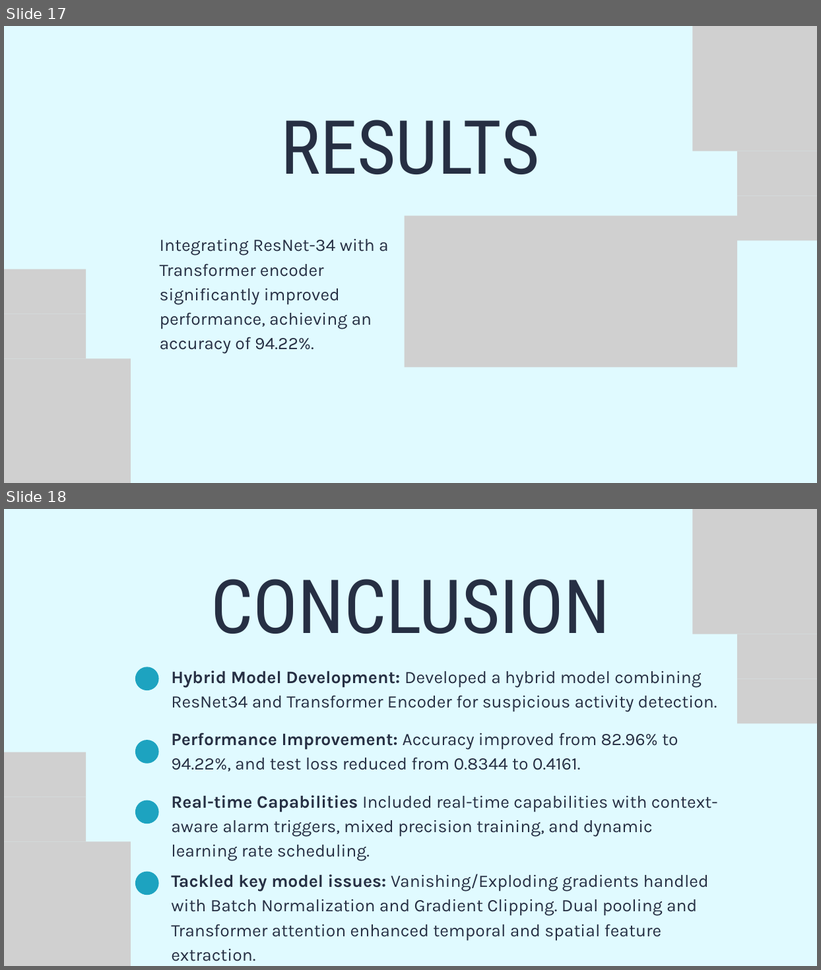
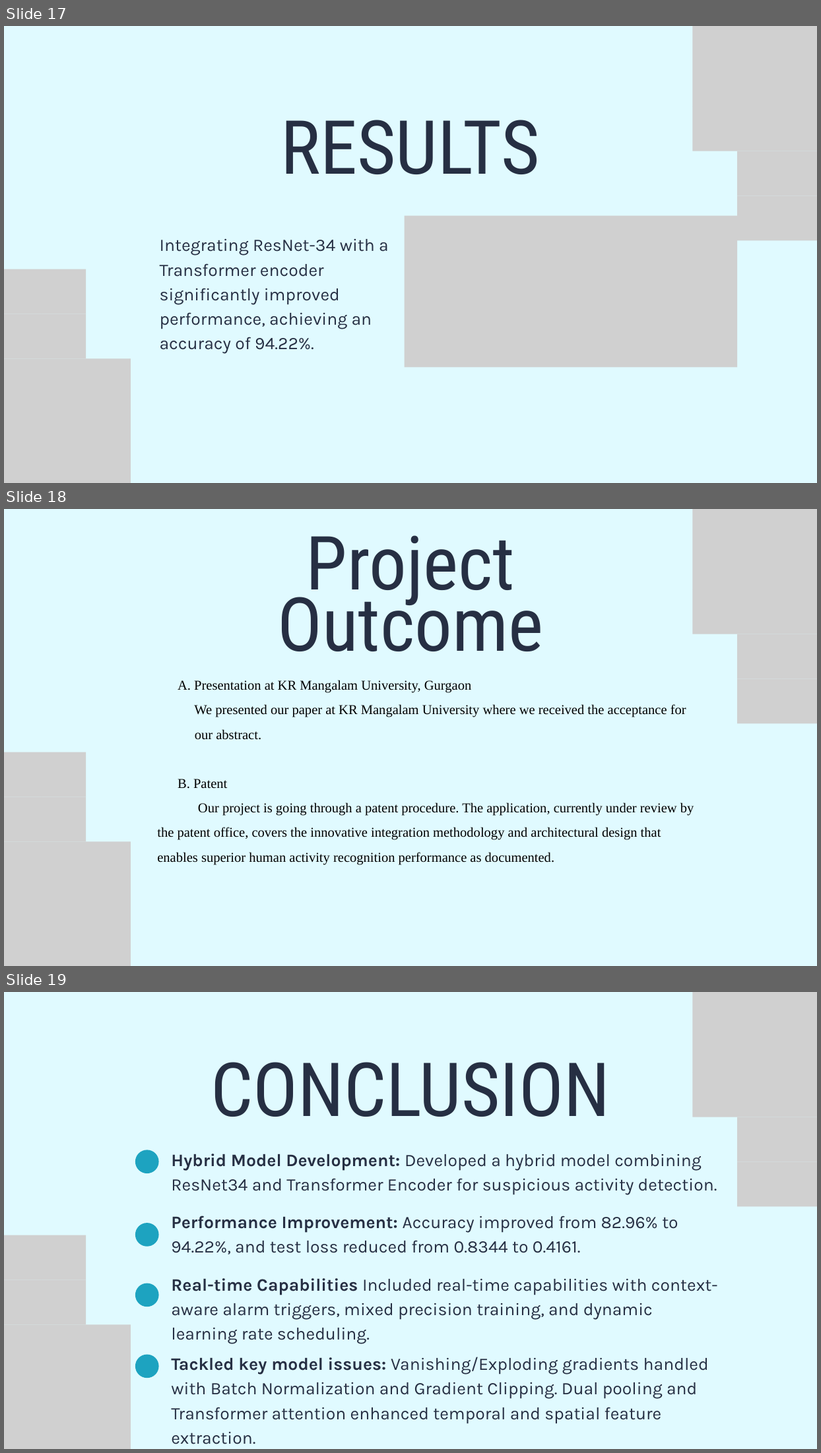
Before and after one commit to rishabhkp28/PCSE25-49, a slide deck: Final Presentation.pptx. Shown one above the other, each under a label of ours: slides 17 and 18 before the commit, slides 17, 18 and 19 after it. The pictures are 821x970 and 821x1453 pixels, drawn with LibreOffice and Linux fonts; fonts in the diff are those of the drawing; grey boxes stand for pictures. Boxes give left, top, right and bottom in pixels: in the first picture for what was removed or moved away, otherwise in the second. Text is boxed around its words. In the diff, an @@ line names an element or a change of style, - is before the commit and + after.

```diff
--- a/Final Presentation.pptx
+++ b/Final Presentation.pptx
@@ slide 18 added at bbox=[4, 509, 817, 966], background #E0FAFF @@
@@ picture added at bbox=[693, 509, 782, 545] @@
@@ picture added at bbox=[782, 509, 817, 545] @@
@@ text added at bbox=[277, 535, 543, 652], 132.2 pt, text #262F43 @@
+Project Outcome
@@ picture added at bbox=[693, 545, 737, 590] @@
@@ picture added at bbox=[737, 545, 817, 590] @@
@@ picture added at bbox=[693, 590, 737, 634] @@
@@ picture added at bbox=[737, 590, 817, 634] @@
@@ picture added at bbox=[737, 634, 782, 679] @@
@@ picture added at bbox=[782, 634, 817, 679] @@
@@ text added at bbox=[157, 680, 694, 865], 24 pt, text #000000 @@
+  A. Presentation at KR Mangalam University, Gurgaon
+We presented our paper at KR Mangalam University where we received the acceptance for
+our abstract.
+B. Patent
+Our project is going through a patent procedure. The application, currently under review by the patent office, covers the innovative integration methodology and architectural design that enables superior human activity recognition performance as documented.
@@ picture added at bbox=[737, 679, 817, 723] @@
@@ picture added at bbox=[4, 753, 86, 797] @@
@@ picture added at bbox=[4, 797, 41, 842] @@
@@ picture added at bbox=[41, 797, 86, 842] @@
@@ picture added at bbox=[4, 842, 86, 887] @@
@@ picture added at bbox=[86, 842, 131, 887] @@
@@ picture added at bbox=[4, 887, 86, 931] @@
@@ picture added at bbox=[86, 887, 131, 931] @@
@@ picture added at bbox=[4, 931, 41, 966] @@
@@ picture added at bbox=[41, 931, 131, 966] @@
@@ what was slide 18 is now slide 19 @@
```
Also in this commit, not shown: 5 slides changed.
